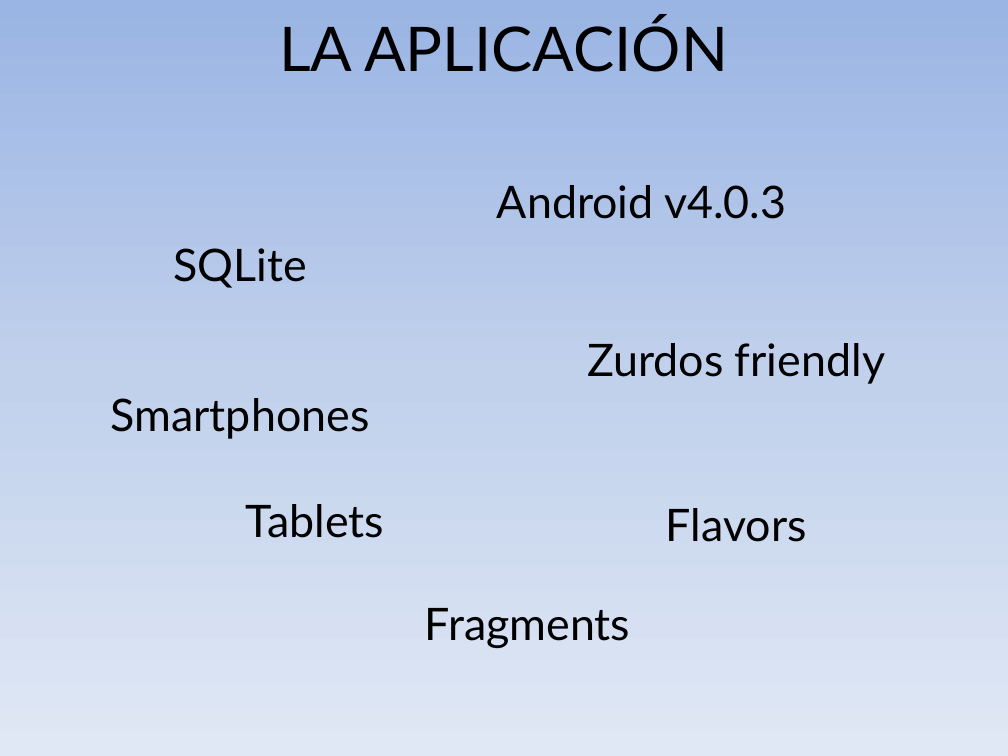
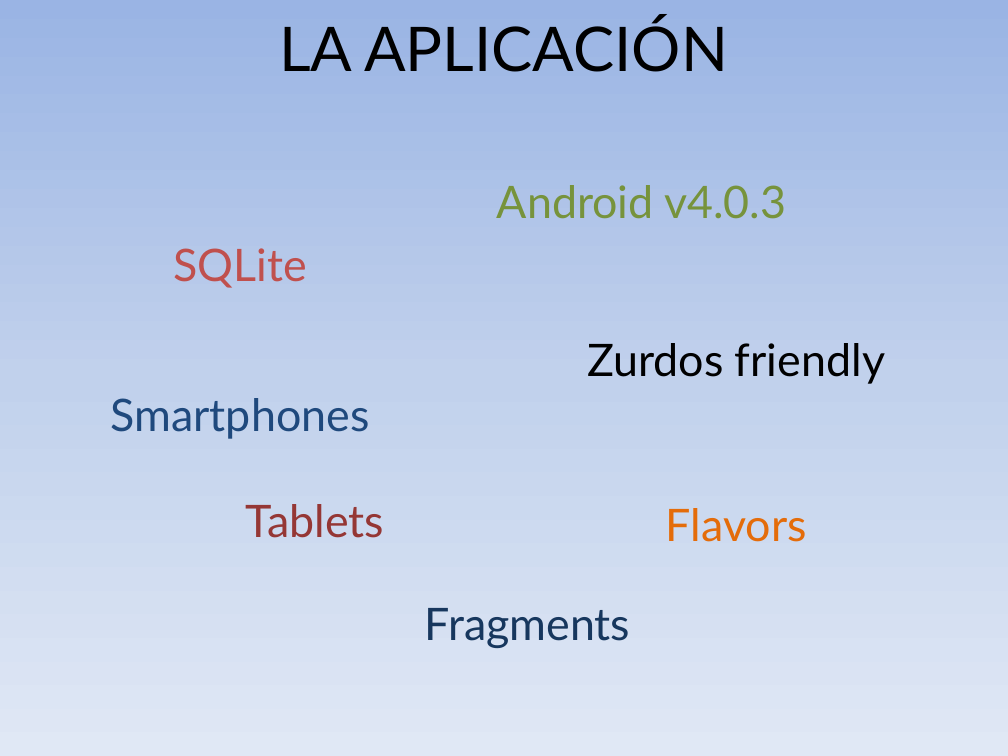
Before and after one commit to MiguelVis/BenitoGG, a slide deck: slide 12 of presentacion/presentacion_miguel_indalecio_garcia_lopez.pptx. Drawn at 1008x756 pixels with LibreOffice and Linux fonts; fonts in the diff are those of the drawing. Boxes give left, top, right and bottom in pixels: in the first picture for what was removed or moved away, otherwise in the second. Text is boxed around its words. In the diff, an @@ line names an element or a change of style, - is before the commit and + after.

```diff
--- a/presentacion/presentacion_miguel_indalecio_garcia_lopez.pptx
+++ b/presentacion/presentacion_miguel_indalecio_garcia_lopez.pptx
@@ text "Android v4.0.3" at [497,185,786,219]: text colour #000000 to #77933C @@
@@ text "SQLite" at [173,248,307,288]: text colour #000000 to #C0504D @@
@@ text "Smartphones" at [111,398,370,439]: text colour #000000 to #1F497D @@
@@ text "Flavors" at [666,508,807,542]: text colour #000000 to #E46C0A @@
@@ text "Tablets" at [246,504,384,538]: text colour #000000 to #953735 @@
@@ text "Fragments" at [425,608,631,648]: text colour #000000 to #17375E @@
```
Also in this commit, not shown: 4 other slides changed, 1 slide added, 5 other files.
